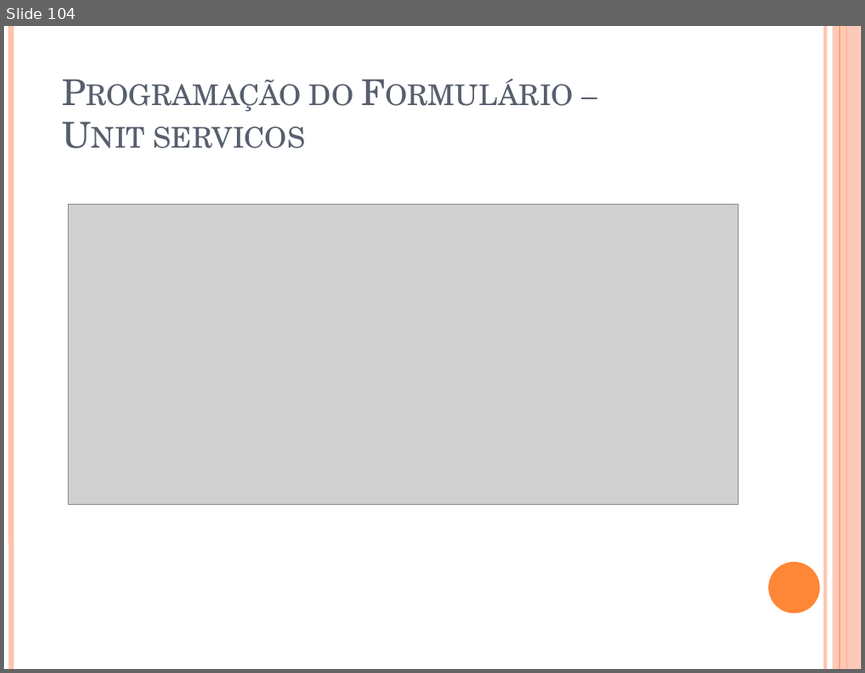
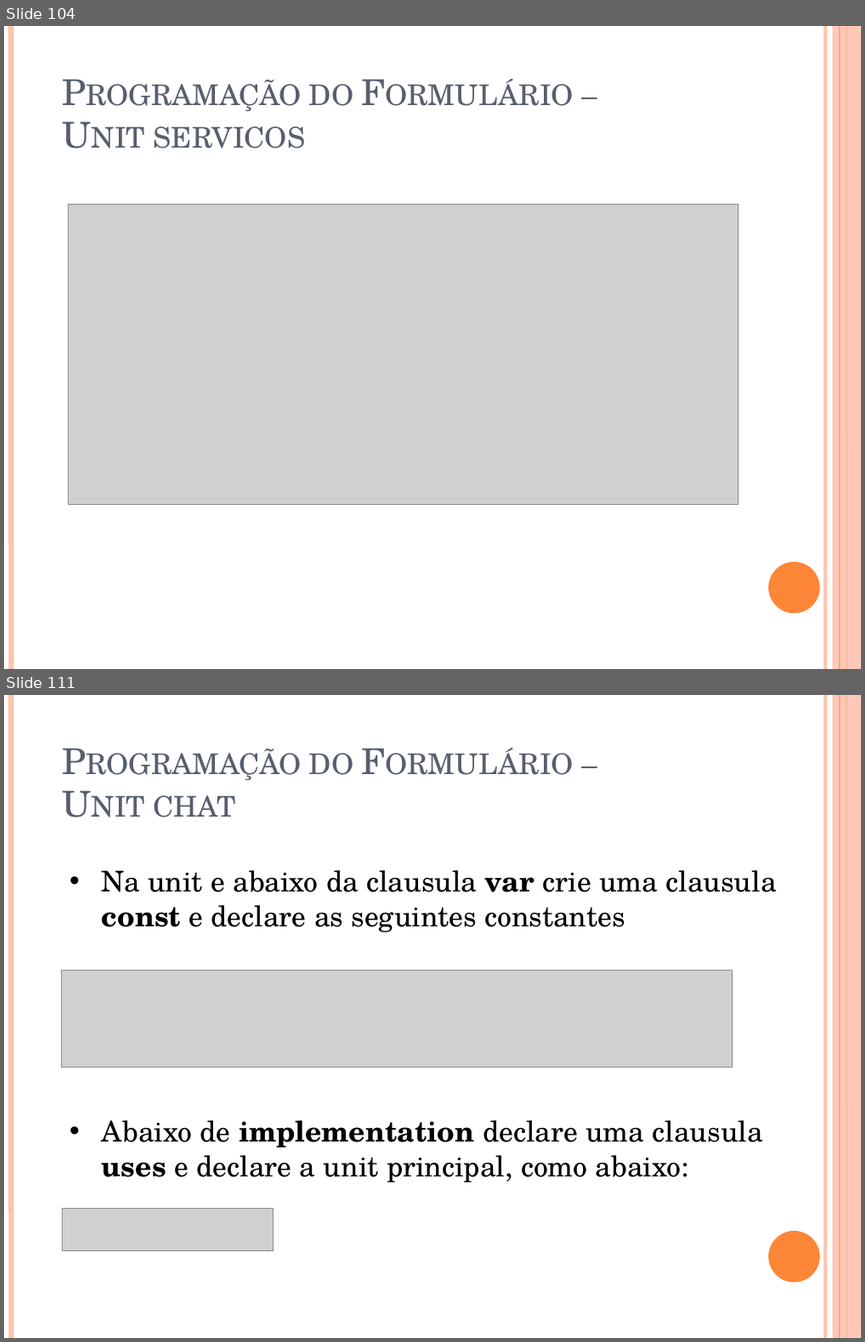
Before and after one commit to igorscandido/Conexao-Bluetooth-usando-Delphi, a slide deck: Stuff/Conexão Bluetooth usando Delphi.pptx. Shown one above the other, each under a label of ours: slide 104 before the commit, slides 104 and 111 after it; the slides between them are not shown. The pictures are 865x673 and 865x1342 pixels, drawn with LibreOffice and Linux fonts; fonts in the diff are those of the drawing; grey boxes stand for pictures. Boxes give left, top, right and bottom in pixels: in the first picture for what was removed or moved away, otherwise in the second. Text is boxed around its words. In the diff, an @@ line names an element or a change of style, - is before the commit and + after.

Commit message:
Started Chat Form Programming

```diff
--- a/Stuff/Conexão Bluetooth usando Delphi.pptx
+++ b/Stuff/Conexão Bluetooth usando Delphi.pptx
@@ slide 111 added at (4,695,861,1338), background #FFFFFF; not listed: 6 template elements that a slide beside it also shows @@
@@ title added at (154,753,353,817), 30 pt, text #575F6D, small capitals @@
+Programação do Formulário –
+Unit chat
@@ text added at (102,870,777,932), 24 pt, text #000000 @@
+• Na unit e abaixo da clausula var crie uma clausula const e declare as seguintes constantes
@@ picture added at (62,970,732,1066) @@
@@ text added at (102,1120,763,1182), 24 pt, text #000000 @@
+• Abaixo de implementation declare uma clausula uses e declare a unit principal, como abaixo:
@@ picture added at (63,1208,273,1250) @@
```
Also in this commit, not shown: 1 slide changed, 9 other slides added, 28 other files.
